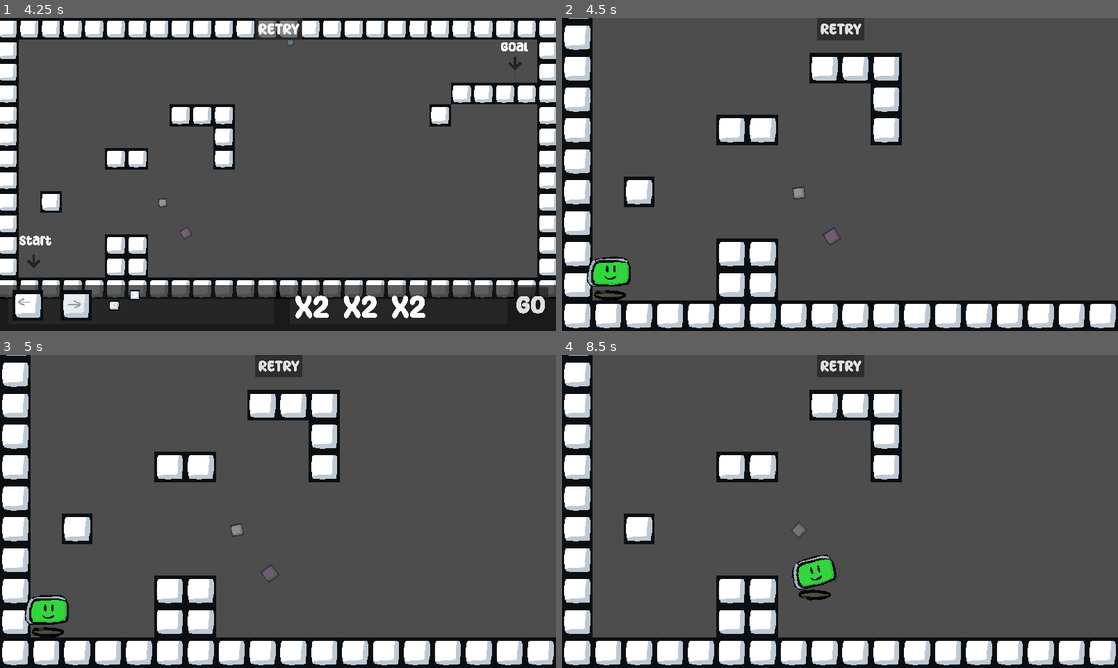
Above: before the commit, frames 1-4 (two rows, left to right).
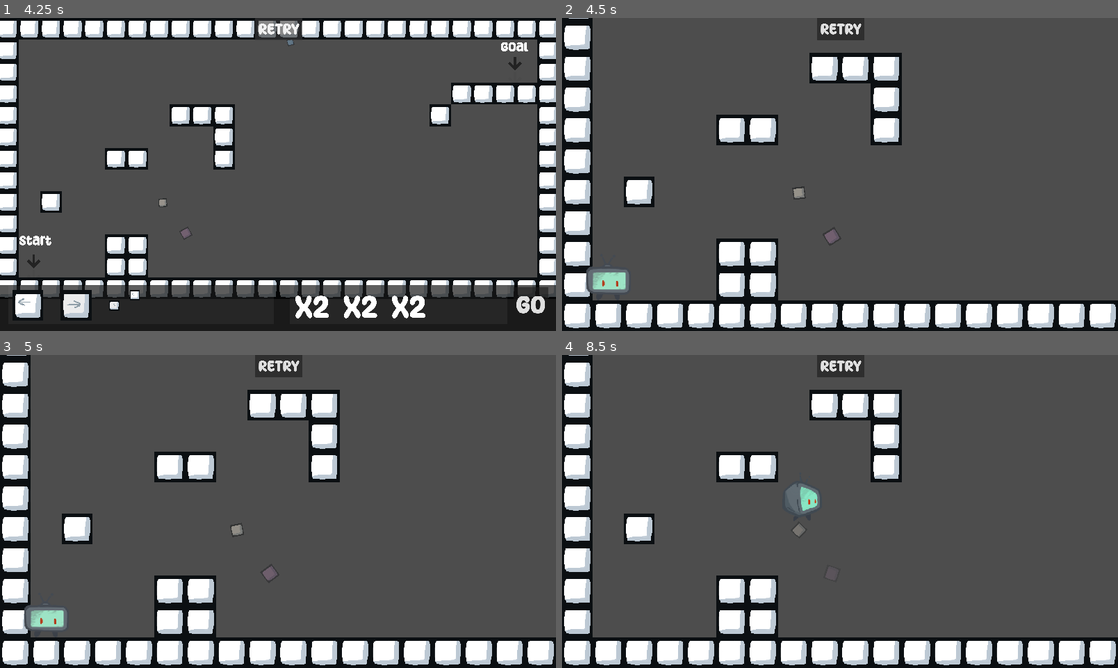
Above: after the commit, the same moments.

Repository: matt-neave/shapeEscape
Game: Godot game, scene res://scenes/menu.tscn
The game is run twice, just before and just after one commit, with the same random seed, the same clock (stepped at 60 frames per second) and the same inputs.
Inputs (mouse positions are in pixels of both pictures, inside the frame that each line leads up to):
- Up to frame 1 (4.25 s): click "Start Game" at 0.5 s; click "Level 1" at 1.25 s; click "RETRY" at 2 s; click "RETRY" at 2.75 s; click "RETRY" at 3.5 s
- Up to frame 2 (4.5 s): click "Go" at 4.25 s
- Up to frame 3 (5 s): no input
- Up to frame 4 (8.5 s): tap Enter (ui_accept) at 5, 5.27, 6.02, 7.52, 8.27 s; move the mouse to (962, 495) at 5.02 s; hold D (move_right) 5.03-6.53 s; click (962, 495) at 5.1 s; move the mouse to (728, 527) at 5.77 s; right-click (728, 527) at 5.85 s; move the mouse to (895, 442) at 6.52 s; hold A (move_left) 6.53-7.28 s; click (895, 442) at 6.6 s; move the mouse to (812, 574) at 7.27 s; hold D (move_right) from 7.28 s (still down); right-click (812, 574) at 7.35 s; move the mouse to (1006, 558) at 8.02 s; click (1006, 558) at 8.1 s

Frame 1 is identical in both runs. In frame 2, 0.9% of the frame differs, in the area x 4-13%, y 76-91%; in frame 3, 0.9%; in frame 4, 1.2%, in the area x 40-50%, y 41-79%.

Commit message:
New sprite

Diff:
--- a/scenes/player.tscn
+++ b/scenes/player.tscn
@@ -1,13 +1,10 @@
-[gd_scene load_steps=13 format=3 uid="uid://c6bm4f81i0hg8"]
+[gd_scene load_steps=8 format=3 uid="uid://c6bm4f81i0hg8"]
 
 [ext_resource type="Script" path="res://scripts/player.gd" id="1_8keo0"]
-[ext_resource type="Texture2D" uid="uid://bmmgifi0dl1de" path="res://assets/sprites/player_body.png" id="2_ge3aq"]
-[ext_resource type="Texture2D" uid="uid://o6fqgn7tm26l" path="res://assets/sprites/track_sheet.png" id="3_20i1s"]
-[ext_resource type="Texture2D" uid="uid://cmp2mncwjmnff" path="res://assets/sprites/player_neutral_expression.png" id="4_gdmpn"]
+[ext_resource type="Texture2D" uid="uid://cyt04jeuchhts" path="res://assets/sprites/body_run.png" id="2_fc87x"]
 
-[sub_resource type="CapsuleShape2D" id="CapsuleShape2D_locbo"]
-radius = 25.0
-height = 78.0
+[sub_resource type="RectangleShape2D" id="RectangleShape2D_5e0ac"]
+size = Vector2(61, 60)
 
 [sub_resource type="Animation" id="Animation_4vttm"]
 length = 0.001
@@ -21,46 +18,63 @@
 "times": PackedFloat32Array(0),
 "transitions": PackedFloat32Array(1),
 "update": 0,
-"values": [Vector2(-7, -23)]
+"values": [Vector2(16, -9)]
 }
 tracks/1/type = "value"
 tracks/1/imported = false
 tracks/1/enabled = true
-tracks/1/path = NodePath("PlayerNeutralExpression:position")
+tracks/1/path = NodePath("PlayerBody:rotation")
 tracks/1/interp = 1
 tracks/1/loop_wrap = true
 tracks/1/keys = {
 "times": PackedFloat32Array(0),
 "transitions": PackedFloat32Array(1),
 "update": 0,
-"values": [Vector2(-6, -24)]
+"values": [0.0]
 }
 tracks/2/type = "value"
 tracks/2/imported = false
 tracks/2/enabled = true
-tracks/2/path = NodePath("PlayerBody:rotation")
+tracks/2/path = NodePath("PlayerBody:frame")
 tracks/2/interp = 1
 tracks/2/loop_wrap = true
 tracks/2/keys = {
-"times": PackedFloat32Array(0),
+"times": PackedFloat32Array(0.001),
 "transitions": PackedFloat32Array(1),
-"update": 0,
-"values": [0.0]
+"update": 1,
+"values": [0]
 }
 tracks/3/type = "value"
 tracks/3/imported = false
 tracks/3/enabled = true
-tracks/3/path = NodePath("PlayerNeutralExpression:rotation")
+tracks/3/path = NodePath("PlayerBody:scale")
 tracks/3/interp = 1
 tracks/3/loop_wrap = true
 tracks/3/keys = {
 "times": PackedFloat32Array(0),
 "transitions": PackedFloat32Array(1),
 "update": 0,
-"values": [0.0]
+"values": [Vector2(1, 1)]
 }
 
-[sub_resource type="Animation" id="Animation_lqiay"]
+[sub_resource type="Animation" id="Animation_wuv8s"]
+resource_name = "run"
+length = 0.4
+loop_mode = 1
+tracks/0/type = "value"
+tracks/0/imported = false
+tracks/0/enabled = true
+tracks/0/path = NodePath("PlayerBody:frame")
+tracks/0/interp = 1
+tracks/0/loop_wrap = true
+tracks/0/keys = {
+"times": PackedFloat32Array(0, 0.1, 0.2, 0.3),
+"transitions": PackedFloat32Array(1, 1, 1, 1),
+"update": 1,
+"values": [4, 5, 6, 7]
+}
+
+[sub_resource type="Animation" id="Animation_mcoq7"]
 resource_name = "idle"
 loop_mode = 1
 tracks/0/type = "value"
@@ -73,151 +87,61 @@
 "times": PackedFloat32Array(0, 0.5, 1),
 "transitions": PackedFloat32Array(1, 1, 1),
 "update": 0,
-"values": [Vector2(-7, -23), Vector2(-7, -16), Vector2(-7, -23)]
+"values": [Vector2(16, -9), Vector2(16, -4), Vector2(16, -9)]
 }
 tracks/1/type = "value"
 tracks/1/imported = false
 tracks/1/enabled = true
-tracks/1/path = NodePath("PlayerNeutralExpression:position")
+tracks/1/path = NodePath("PlayerBody:scale")
 tracks/1/interp = 1
 tracks/1/loop_wrap = true
 tracks/1/keys = {
-"times": PackedFloat32Array(0.3, 0.5, 1),
+"times": PackedFloat32Array(0, 0.5, 1),
 "transitions": PackedFloat32Array(1, 1, 1),
 "update": 0,
-"values": [Vector2(-6, -24), Vector2(-6, -17), Vector2(-6, -24)]
+"values": [Vector2(1, 1), Vector2(1, 0.882813), Vector2(1, 1)]
 }
 tracks/2/type = "value"
 tracks/2/imported = false
 tracks/2/enabled = true
-tracks/2/path = NodePath("PlayerBody:rotation")
+tracks/2/path = NodePath("PlayerBody:frame")
 tracks/2/interp = 1
 tracks/2/loop_wrap = true
 tracks/2/keys = {
-"times": PackedFloat32Array(0.3),
-"transitions": PackedFloat32Array(1),
-"update": 0,
-"values": [0.0]
-}
-tracks/3/type = "value"
-tracks/3/imported = false
-tracks/3/enabled = true
-tracks/3/path = NodePath("PlayerNeutralExpression:rotation")
-tracks/3/interp = 1
-tracks/3/loop_wrap = true
-tracks/3/keys = {
-"times": PackedFloat32Array(0.3),
-"transitions": PackedFloat32Array(1),
-"update": 0,
-"values": [0.0]
-}
-
-[sub_resource type="Animation" id="Animation_d0ymq"]
-resource_name = "run"
-length = 0.3
-tracks/0/type = "value"
-tracks/0/imported = false
-tracks/0/enabled = true
-tracks/0/path = NodePath("PlayerBody:rotation")
-tracks/0/interp = 1
-tracks/0/loop_wrap = true
-tracks/0/keys = {
-"times": PackedFloat32Array(0, 0.3),
-"transitions": PackedFloat32Array(1, 1),
-"update": 0,
-"values": [0.0, -0.228142]
-}
-tracks/1/type = "value"
-tracks/1/imported = false
-tracks/1/enabled = true
-tracks/1/path = NodePath("PlayerNeutralExpression:rotation")
-tracks/1/interp = 1
-tracks/1/loop_wrap = true
-tracks/1/keys = {
-"times": PackedFloat32Array(0, 0.3),
-"transitions": PackedFloat32Array(1, 1),
-"update": 0,
-"values": [0.0, -0.228142]
-}
-
-[sub_resource type="AnimationLibrary" id="AnimationLibrary_hmn0i"]
-_data = {
-"RESET": SubResource("Animation_4vttm"),
-"idle": SubResource("Animation_lqiay"),
-"run": SubResource("Animation_d0ymq")
-}
-
-[sub_resource type="Animation" id="Animation_7n56m"]
-length = 0.001
-tracks/0/type = "value"
-tracks/0/imported = false
-tracks/0/enabled = true
-tracks/0/path = NodePath("PlayerFeet:frame")
-tracks/0/interp = 1
-tracks/0/loop_wrap = true
-tracks/0/keys = {
 "times": PackedFloat32Array(0),
 "transitions": PackedFloat32Array(1),
 "update": 1,
 "values": [0]
 }
 
-[sub_resource type="Animation" id="Animation_8y5m8"]
-resource_name = "run"
-length = 0.2
-loop_mode = 1
-tracks/0/type = "value"
-tracks/0/imported = false
-tracks/0/enabled = true
-tracks/0/path = NodePath("PlayerFeet:frame")
-tracks/0/interp = 1
-tracks/0/loop_wrap = true
-tracks/0/keys = {
-"times": PackedFloat32Array(0, 0.05, 0.1, 0.15),
-"transitions": PackedFloat32Array(1, 1, 1, 1),
-"update": 1,
-"values": [0, 1, 2, 3]
-}
-
-[sub_resource type="AnimationLibrary" id="AnimationLibrary_4eu0p"]
+[sub_resource type="AnimationLibrary" id="AnimationLibrary_hmn0i"]
 _data = {
-"RESET": SubResource("Animation_7n56m"),
-"run": SubResource("Animation_8y5m8")
+"RESET": SubResource("Animation_4vttm"),
+"idle": SubResource("Animation_mcoq7"),
+"run": SubResource("Animation_wuv8s")
 }
 
 [node name="Player" type="CharacterBody2D"]
-position = Vector2(0, -36)
+position = Vector2(0, -29)
 script = ExtResource("1_8keo0")
 
 [node name="Camera2D" type="Camera2D" parent="."]
 position_smoothing_enabled = true
 
 [node name="PlayerWorldCollider" type="CollisionShape2D" parent="."]
-position = Vector2(0, -3)
-shape = SubResource("CapsuleShape2D_locbo")
+position = Vector2(0.5, -2)
+shape = SubResource("RectangleShape2D_5e0ac")
 
 [node name="Body" type="Node2D" parent="."]
 
 [node name="PlayerBody" type="Sprite2D" parent="Body"]
-position = Vector2(-7, -23)
-texture = ExtResource("2_ge3aq")
-
-[node name="PlayerFeet" type="Sprite2D" parent="Body"]
-position = Vector2(4, -17)
-texture = ExtResource("3_20i1s")
+position = Vector2(16, -9)
+texture = ExtResource("2_fc87x")
 hframes = 4
-
-[node name="PlayerNeutralExpression" type="Sprite2D" parent="Body"]
-position = Vector2(-6, -24)
-texture = ExtResource("4_gdmpn")
+vframes = 2
 
 [node name="AnimationPlayer" type="AnimationPlayer" parent="Body"]
 libraries = {
 "": SubResource("AnimationLibrary_hmn0i")
 }
 autoplay = "idle"
-
-[node name="FeetAnimation" type="AnimationPlayer" parent="Body"]
-libraries = {
-"": SubResource("AnimationLibrary_4eu0p")
-}
--- a/scripts/player.gd
+++ b/scripts/player.gd
@@ -5,7 +5,6 @@
 const JUMP_VELOCITY = -375.0
 @onready var camera_2d: Camera2D = $Camera2D
 @onready var animation_player = $Body/AnimationPlayer
-@onready var feet_animation = $Body/FeetAnimation
 
 # Get the gravity from the project settings to be synced with RigidBody nodes.
 var gravity = ProjectSettings.get_setting("physics/2d/default_gravity")
@@ -61,11 +60,8 @@
 		$Body.scale.x = abs($Body.scale.x)
 
 func _run_animation():
-	if velocity.x != 0:
-		feet_animation.play("run")
 
-	if Input.is_action_just_pressed("move_left") or Input.is_action_just_pressed("move_right"):
+	if Input.is_action_pressed("move_left") or Input.is_action_pressed("move_right"):
 		animation_player.play("run")
 	elif is_on_floor() and velocity.x == 0:
 		animation_player.play("idle")
-		feet_animation.pause()
Binary file added: assets/sprites/body.png
Not shown, added: assets/sprites/body.png.import
Binary file added: assets/sprites/body_0.png
Not shown, added: assets/sprites/body_0.png.import
Binary file added: assets/sprites/body_1.png
Not shown, added: assets/sprites/body_1.png.import
Binary file added: assets/sprites/body_2.png
Not shown, added: assets/sprites/body_2.png.import
Binary file added: assets/sprites/body_3.png
Not shown, added: assets/sprites/body_3.png.import
Binary file added: assets/sprites/body_run.png
Not shown, added: assets/sprites/body_run.png.import
(and 3 more such lines)
